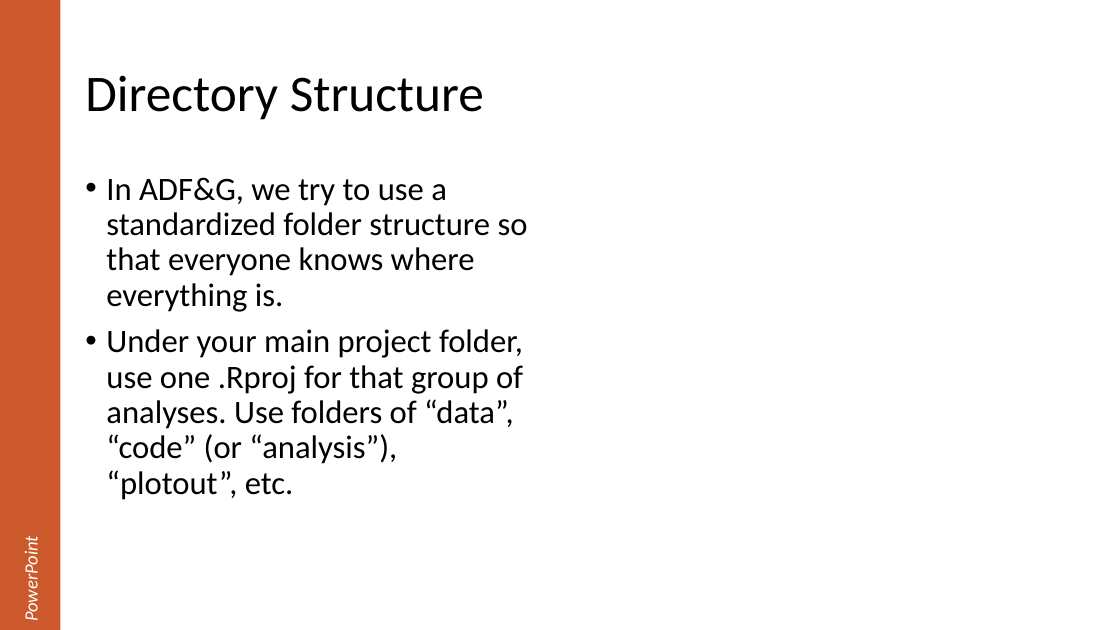
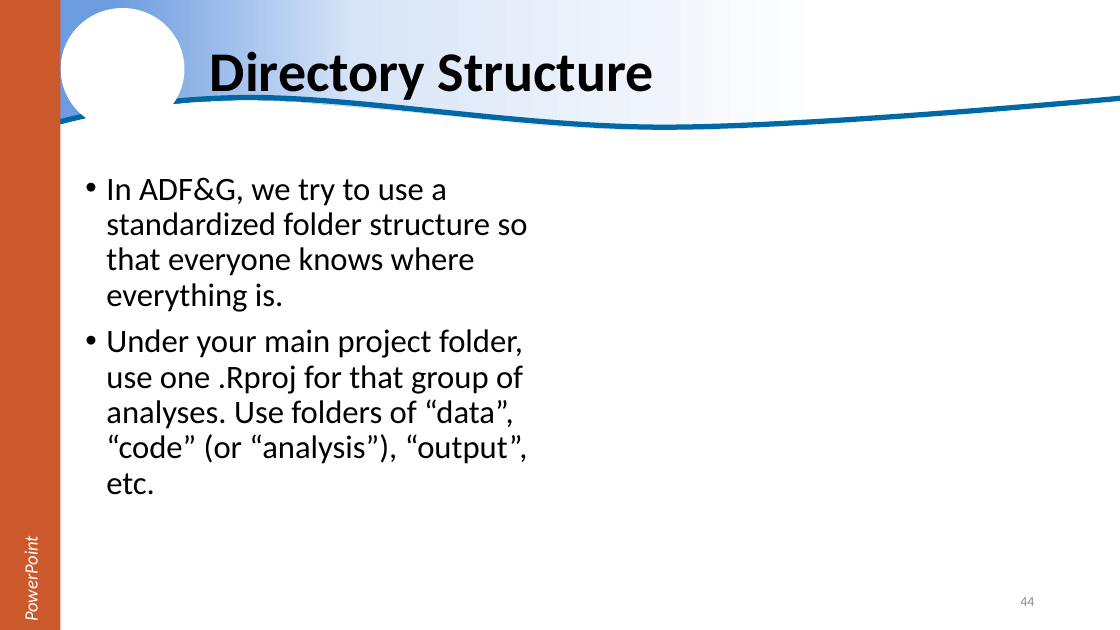
Before and after one commit to justinpriest/R_Intro_ADFG, a slide deck: slide 44 of The Basics of R.pptx (slide 33 before the commit). Drawn at 1120x630 pixels with LibreOffice and Linux fonts; fonts in the diff are those of the drawing; background and template pictures are left out. Boxes give left, top, right and bottom in pixels: in the first picture for what was removed or moved away, otherwise in the second. Text is boxed around its words. In the diff, an @@ line names an element or a change of style, - is before the commit and + after.

```diff
--- a/The Basics of R.pptx
+++ b/The Basics of R.pptx
@@ freeform shape added at box(0, 0, 1120, 139), fill gradient #6D9CE1 to #D9E5F7 to #FFFFFF @@
@@ ellipse added at box(60, 8, 184, 130), fill #FFFFFF @@
@@ title "Directory Structure": place and size @@
-title "Directory Structure" at box(85, 75, 484, 120)
+title "Directory Structure" at box(210, 44, 654, 104)
@@ title "Directory Structure" at box(210, 44, 654, 104): size 44 to 48 pt, bold on @@
@@ freeform shape added at box(0, 97, 1120, 138), outline #DAE3F3 4.5 pt @@
@@ text at box(106, 329, 528, 495): text changed @@
-• Under your main project folder, use one .Rproj for that group of analyses. Use folders of “data”, “code” (or “analysis”), “plotout”, etc.
+• Under your main project folder, use one .Rproj for that group of analyses. Use folders of “data”, “code” (or “analysis”), “output”, etc.
@@ page number added at box(1020, 597, 1034, 606), 12 pt, text #8C8C8C @@
+44
```
Also in this commit, not shown: 66 other slides changed, 16 slides added, 1 slide removed, 6 other files.
